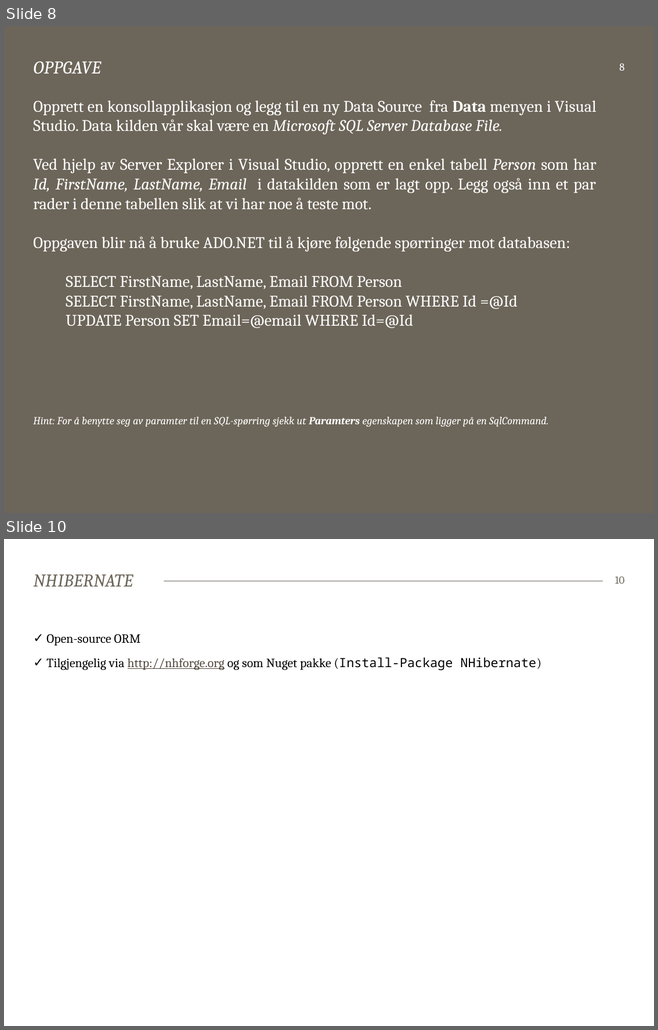
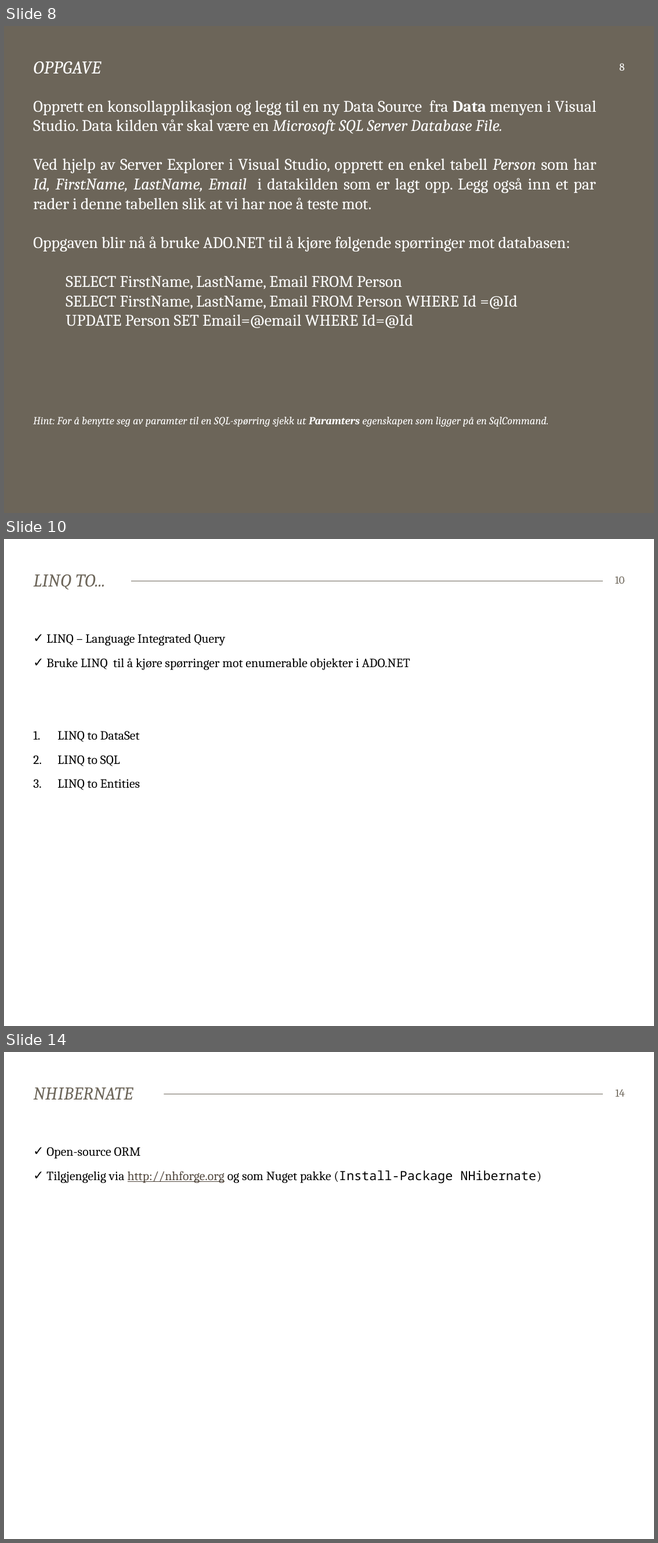
Before and after one commit to bekk/dotnetkurs, a slide deck: persistingData/persistingData.pptx. Shown one above the other, each under a label of ours: slides 8 and 10 before the commit, slides 8, 10 and 14 after it; the slides between them are not shown. The pictures are 658x1030 and 658x1543 pixels, drawn with LibreOffice and Linux fonts; fonts in the diff are those of the drawing. Boxes give left, top, right and bottom in pixels: in the first picture for what was removed or moved away, otherwise in the second. Text is boxed around its words. In the diff, an @@ line names an element or a change of style, - is before the commit and + after.

```diff
--- a/persistingData/persistingData.pptx
+++ b/persistingData/persistingData.pptx
@@ slide 10 added at bbox=[4, 539, 654, 1026], background #FFFFFF; not listed: 1 template element that a slide beside it also shows @@
@@ title added at bbox=[34, 574, 106, 589], 20 pt, text #6C6559, italic @@
+LINQ TO...
@@ page number added at bbox=[615, 576, 624, 584], 12 pt, text #6C6559 @@
+10
@@ text added at bbox=[46, 634, 410, 790], 14 pt, text #000000 @@
+✓ LINQ – Language Integrated Query
+✓ Bruke LINQ til å kjøre spørringer mot enumerable objekter i ADO.NET
+1. LINQ to DataSet
+2. LINQ to SQL
+3. LINQ to Entities
@@ what was slide 10 is now slide 14 @@
@@ page number at bbox=[615, 1089, 624, 1097]: text changed @@
-10
+14
```
Also in this commit, not shown: 4 slides changed, 3 other slides added, 2 slides removed, 16 other files.
